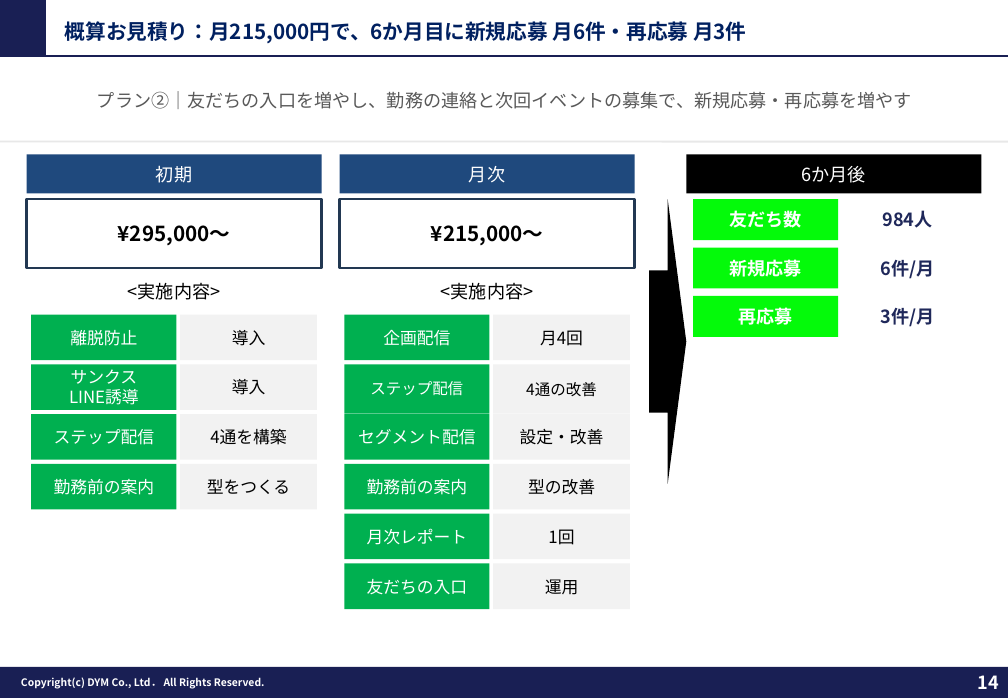
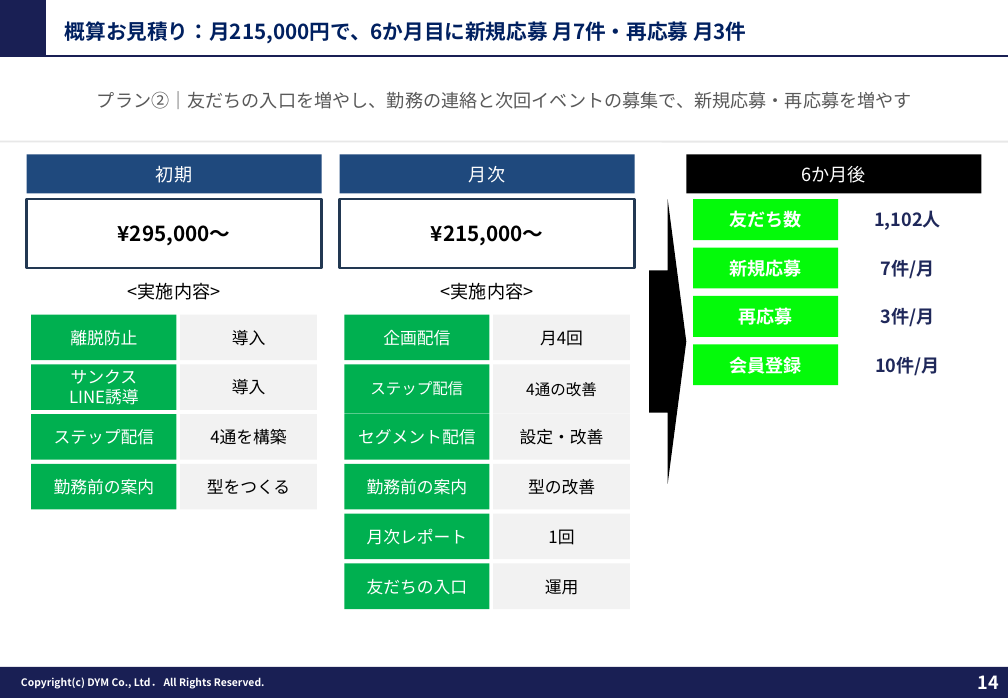
Before and after one commit to tonomura-r-dev/folder, a slide deck: slide 14 of 202610_株式会社横浜シミズ御中_LINE公式アカウント運用のご提案.pptx. Drawn at 1008x698 pixels with LibreOffice and Linux fonts; fonts in the diff are those of the drawing; background and template pictures are left out. Boxes give left, top, right and bottom in pixels: in the first picture for what was removed or moved away, otherwise in the second. Text is boxed around its words. In the diff, an @@ line names an element or a change of style, - is before the commit and + after.

```diff
--- a/202610_株式会社横浜シミズ御中_LINE公式アカウント運用のご提案.pptx
+++ b/202610_株式会社横浜シミズ御中_LINE公式アカウント運用のご提案.pptx
@@ text at (65,21,747,43): text changed @@
-概算お見積り：月215,000円で、6か月目に新規応募 月6件・再応募 月3件
+概算お見積り：月215,000円で、6か月目に新規応募 月7件・再応募 月3件
@@ text at (874,210,941,230): text changed @@
-984人
+1,102人
@@ text at (881,260,935,279): text changed @@
-6件/月
+7件/月
@@ rectangle added at (693,344,839,385), fill #04FA0A, 14 pt, text #FFFFFF, bold @@
+会員登録
@@ text added at (875,357,940,376), 14 pt, text #1F285A, bold @@
+10件/月
```
Also in this commit, not shown: 1 other slide changed, 1 slide removed, 4 other files.
